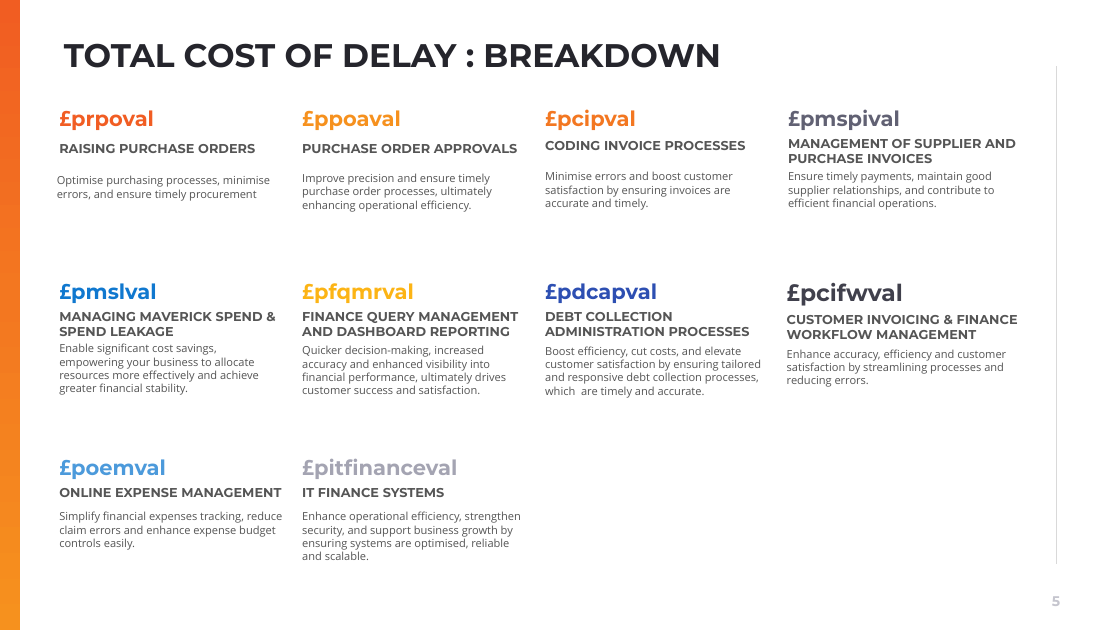
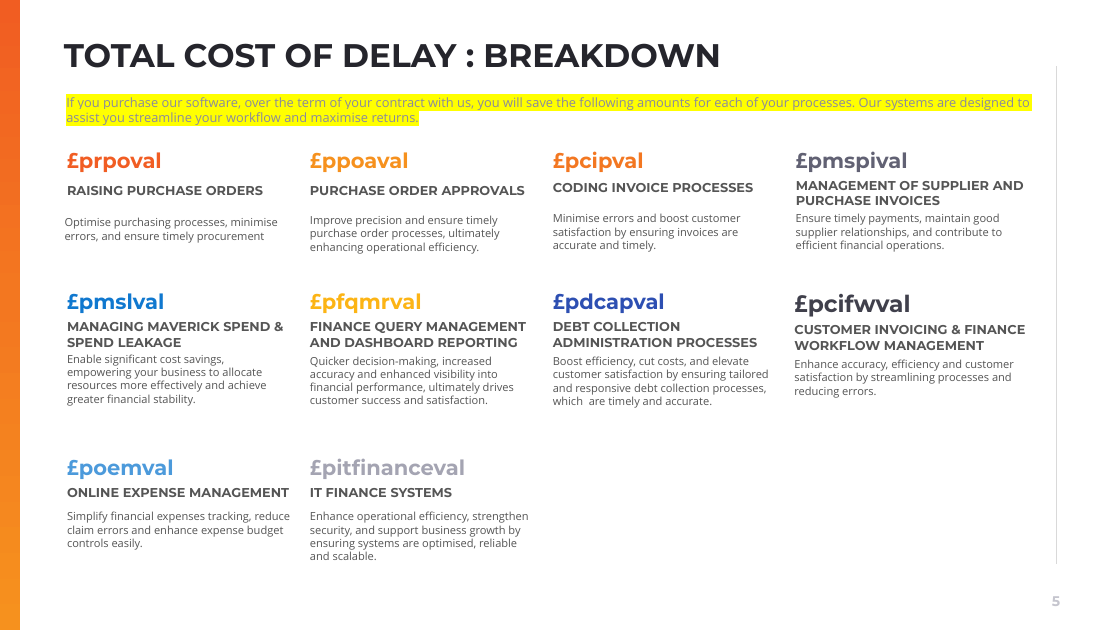
Before and after one commit to muratozdemirpiblo/ppt-api, a slide deck: slide 5 of sales.pptx. Drawn at 1120x630 pixels with LibreOffice and Linux fonts; fonts in the diff are those of the drawing; background and template pictures are left out. Boxes give left, top, right and bottom in pixels: in the first picture for what was removed or moved away, otherwise in the second. Text is boxed around its words. In the diff, an @@ line names an element or a change of style, - is before the commit and + after.

```diff
--- a/sales.pptx
+++ b/sales.pptx
@@ text added at (66,97,1030,125), 11 pt, text #8A8A9D @@
+If you purchase our software, over the term of your contract with us, you will save the following amounts for each of your processes. Our systems are designed to assist you streamline your workflow and maximise returns.
@@ 4 texts: place and size @@
-4 texts at (57,109,746,210)
+4 texts at (65,151,753,252)
@@ 8 texts: place and size @@
-8 texts at (59,109,1016,212)
+8 texts at (67,151,1024,254)
@@ 6 texts: place and size @@
-6 texts at (545,283,1018,398)
+6 texts at (553,293,1025,408)
@@ 6 texts: place and size @@
-6 texts at (59,283,518,395)
+6 texts at (67,293,526,406)
@@ 6 texts: place and size @@
-6 texts at (59,459,521,560)
+6 texts at (67,459,528,560)
```
Also in this commit, not shown: 1 other slide changed, 1 other file.
